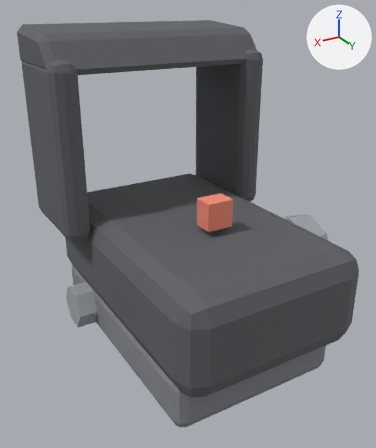
A saved change to the FBX model Assets/_Project/Resources/Models/att_red_dot.fbx.
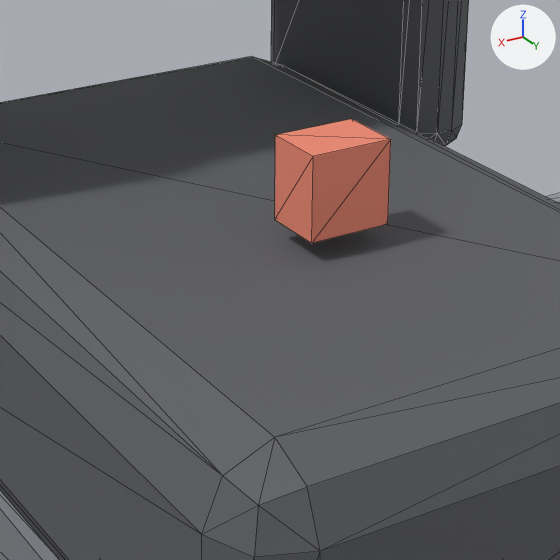
Each version appears first whole from a 50 mm camera at (0.038, 0.068, 0.0512) aimed at (0.0012, 0.0068, 0.0206), and next in a close-up on the part from 29% to 76% of the width and 35% to 74% of the height. Every picture has the same lights, and +X, +Y and +Z are marked at upper right. The first two pictures are the older version. The close-ups show mesh edges as thin lines. Where no turn or scale is listed for an object, it has been applied to the vertices.

Names of what the first close-up shows: 'att_red_dot'.
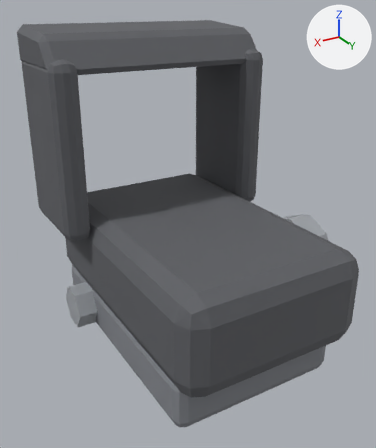
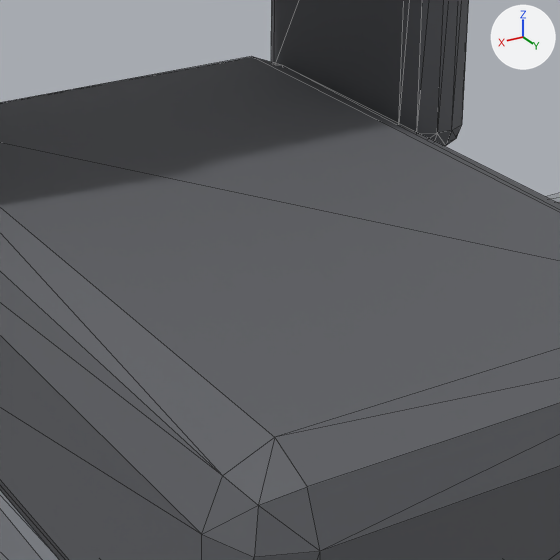
What the commit changed:
me_att_red_dot is used by ob_att_red_dot; location (0.0, 0.0, 0.0).
me_att_red_dot had 304 vertices, 568 faces and spanned x -0.018..0.0175, y -0.016..0.028, z 0.0..0.0479.
me_att_red_dot now has 296 vertices, 556 faces and spans x -0.018..0.0175, y -0.016..0.028, z 0.0..0.0479.
me_att_red_dot part 1: the loose piece of 8 vertices spanning x -0.002..0.002, y 0.0105..0.0135, z 0.022..0.026 is deleted.
me_att_red_dot no longer uses material mat_g_e8452e (red #f58e76).

Location of each change, [x1, y1, x2, y2] in pixels of the close-ups (560 x 560 px):
part 1 of me_att_red_dot, deleted (red)
    before: [275, 119, 391, 243]
